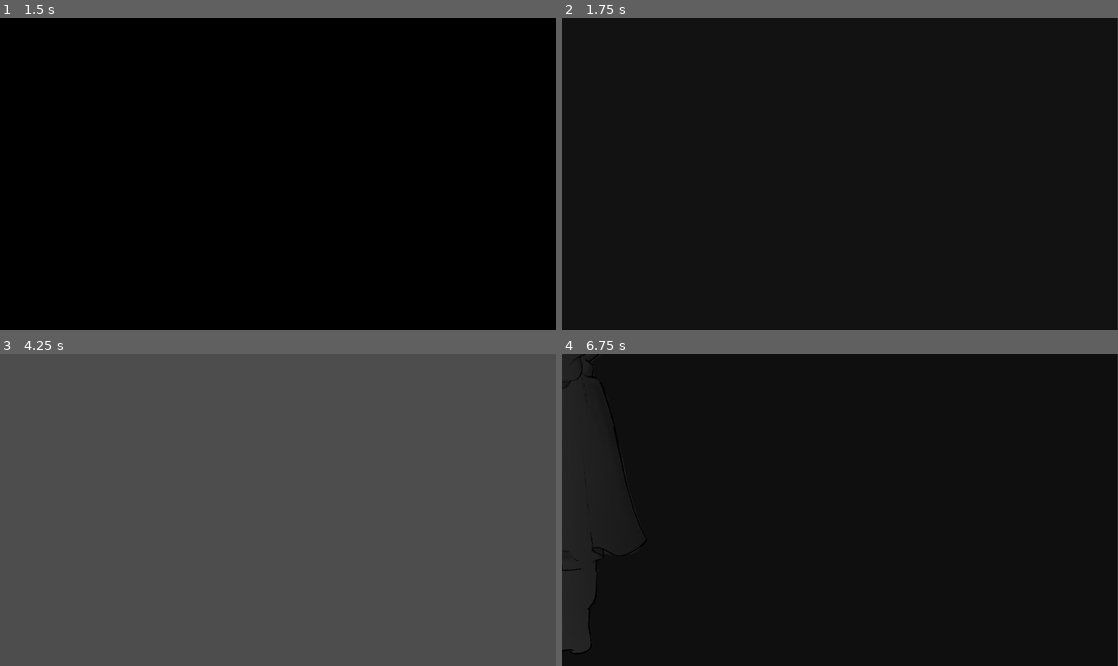
Above: before the commit, frames 1-4 (two rows, left to right).
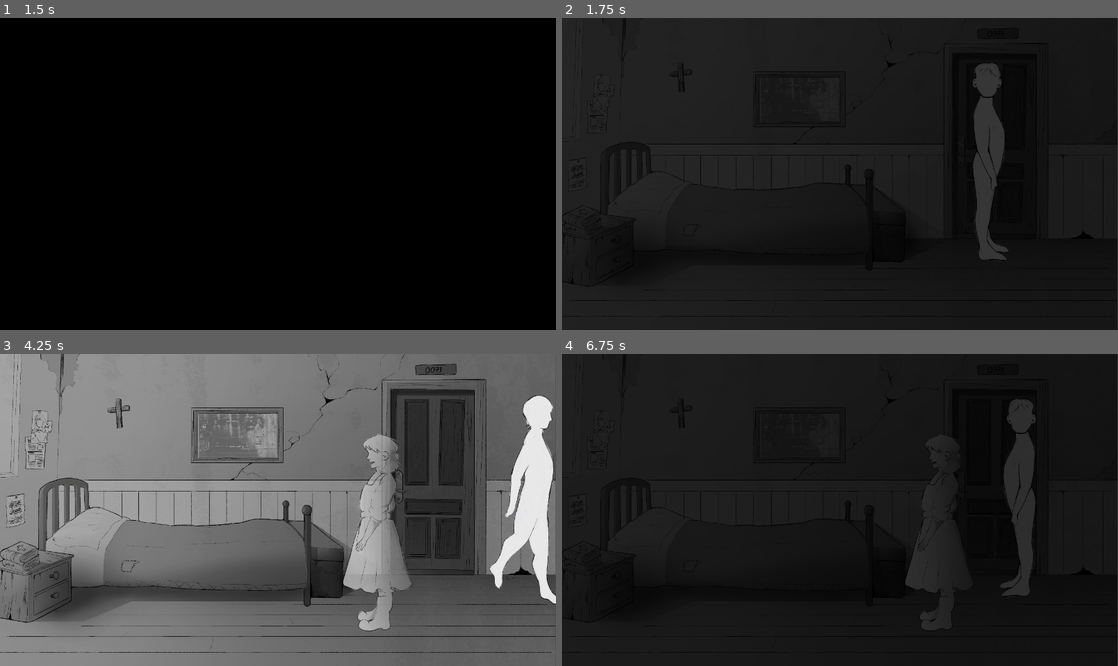
Above: after the commit, the same moments.

Repository: FloresCaetano/GGJ
Game: Godot game, scene res://core/playground/playground.tscn
The game is run twice, just before and just after one commit, with the same random seed, the same clock (stepped at 60 frames per second) and the same inputs. Sound files missing from this copy of the repository are replaced by a short silence.
Inputs (mouse positions are in pixels of both pictures, inside the frame that each line leads up to):
- Up to frame 1 (1.5 s): click "Credits" at 0.5 s; click "Start" at 1.25 s
- Up to frame 2 (1.75 s): no input
- Up to frame 3 (4.25 s): tap Enter (ui_accept) at 2, 2.27, 2.75 s; move the mouse to (400, 494) at 2.02 s; press the mouse at (400, 494) at 2.03 s; hold Right (ui_right) 2.03-2.75 s; release the mouse at (400, 494) at 2.75 s; drag from (166, 525) to (250, 572) at 2.77 s; move the mouse to (333, 441) at 3.52 s; press the mouse at (333, 441) at 3.53 s; hold Right (ui_right) from 3.53 s (still down)
- Up to frame 4 (6.75 s): release Right (ui_right) at 4.25 s; release the mouse at (895, 441) at 4.25 s; drag from (812, 572) to (673, 463) at 4.27 s; click "Start" at 5 s; move the mouse to (1006, 556) at 5.77 s; press the mouse at (1006, 556) at 5.78 s; hold Left (ui_left) 5.78-6.5 s; tap Enter (ui_accept) at 6.02, 6.5 s; release the mouse at (1006, 556) at 6.5 s; drag from (673, 463) to (756, 432) at 6.52 s

Frame 1 is identical in both runs. In frame 2, 2.2% of the frame differs, in the area x 36-81%, y 14-78%; in frame 3, 71%, in the area x 0-100%, y 0-100%; in frame 4, 3.6%.

Commit message:
[main] Fix mask inventory

Diff:
--- a/core/first_scene.tscn
+++ b/core/first_scene.tscn
@@ -159,7 +159,7 @@
 radius = 24.296143
 height = 256.3042
 
-[node name="FirstScene" type="Control" unique_id=621119972]
+[node name="FirstScene" type="Control" unique_id=621119972 groups=["room_parent"]]
 layout_mode = 3
 anchors_preset = 15
 anchor_right = 1.0
@@ -208,7 +208,6 @@
 
 [node name="AudioStreamPlayer" type="AudioStreamPlayer" parent="." unique_id=1828164605]
 stream = ExtResource("10_dev43")
-volume_db = -30.0
 autoplay = true
 parameters/looping = true
 
--- a/core/playground/playground.tscn
+++ b/core/playground/playground.tscn
@@ -11,7 +11,48 @@
 [ext_resource type="PackedScene" uid="uid://da8tua68yn2j8" path="res://core/transitions/fade.tscn" id="8_xmhwn"]
 [ext_resource type="PackedScene" uid="uid://dxy0yplu6agqn" path="res://credits/scenes/credits.tscn" id="9_gvld1"]
 [ext_resource type="Script" uid="uid://bat1fil62dv6j" path="res://core/playground/scripts/orchestrators/gamepay_orchestrator.gd" id="10_3l0tc"]
-[ext_resource type="Texture2D" uid="uid://ct2nwmvs8a1m" path="res://rooms/assets/first_room/niña.png" id="11_phtaf"]
+[ext_resource type="PackedScene" uid="uid://c0cggo3kh26h4" path="res://core/first_scene.tscn" id="12_gvld1"]
+
+[sub_resource type="Animation" id="Animation_gvld1"]
+length = 0.001
+tracks/0/type = "value"
+tracks/0/imported = false
+tracks/0/enabled = true
+tracks/0/path = NodePath("Container:visible")
+tracks/0/interp = 1
+tracks/0/loop_wrap = true
+tracks/0/keys = {
+"times": PackedFloat32Array(0),
+"transitions": PackedFloat32Array(1),
+"update": 1,
+"values": [true]
+}
+
+[sub_resource type="AnimationLibrary" id="AnimationLibrary_bavgs"]
+_data = {
+&"RESET": SubResource("Animation_gvld1")
+}
+
+[sub_resource type="Animation" id="Animation_phtaf"]
+resource_name = "begin"
+length = 0.5
+tracks/0/type = "value"
+tracks/0/imported = false
+tracks/0/enabled = false
+tracks/0/path = NodePath("Container:visible")
+tracks/0/interp = 1
+tracks/0/loop_wrap = true
+tracks/0/keys = {
+"times": PackedFloat32Array(0, 0.5),
+"transitions": PackedFloat32Array(1, 1),
+"update": 1,
+"values": [false, true]
+}
+
+[sub_resource type="AnimationLibrary" id="AnimationLibrary_gvld1"]
+_data = {
+&"begin": SubResource("Animation_phtaf")
+}
 
 [sub_resource type="Animation" id="Animation_3l0tc"]
 length = 0.001
@@ -37,7 +78,7 @@
 "times": PackedFloat32Array(0),
 "transitions": PackedFloat32Array(1),
 "update": 0,
-"values": [20.0]
+"values": [5.0]
 }
 tracks/2/type = "value"
 tracks/2/imported = false
@@ -94,7 +135,7 @@
 "times": PackedFloat32Array(0, 0.5),
 "transitions": PackedFloat32Array(1, 1),
 "update": 0,
-"values": [0.0, 20.0]
+"values": [0.0, 5.0]
 }
 tracks/2/type = "value"
 tracks/2/imported = false
@@ -146,7 +187,7 @@
 "times": PackedFloat32Array(0, 0.5),
 "transitions": PackedFloat32Array(1, 1),
 "update": 0,
-"values": [20.0, 0.0]
+"values": [5.0, 0.0]
 }
 tracks/2/type = "value"
 tracks/2/imported = false
@@ -179,47 +220,6 @@
 &"on_exit": SubResource("Animation_xmhwn")
 }
 
-[sub_resource type="Animation" id="Animation_gvld1"]
-length = 0.001
-tracks/0/type = "value"
-tracks/0/imported = false
-tracks/0/enabled = true
-tracks/0/path = NodePath("Container:visible")
-tracks/0/interp = 1
-tracks/0/loop_wrap = true
-tracks/0/keys = {
-"times": PackedFloat32Array(0),
-"transitions": PackedFloat32Array(1),
-"update": 1,
-"values": [true]
-}
-
-[sub_resource type="AnimationLibrary" id="AnimationLibrary_bavgs"]
-_data = {
-&"RESET": SubResource("Animation_gvld1")
-}
-
-[sub_resource type="Animation" id="Animation_phtaf"]
-resource_name = "begin"
-length = 0.5
-tracks/0/type = "value"
-tracks/0/imported = false
-tracks/0/enabled = false
-tracks/0/path = NodePath("Container:visible")
-tracks/0/interp = 1
-tracks/0/loop_wrap = true
-tracks/0/keys = {
-"times": PackedFloat32Array(0, 0.5),
-"transitions": PackedFloat32Array(1, 1),
-"update": 1,
-"values": [false, true]
-}
-
-[sub_resource type="AnimationLibrary" id="AnimationLibrary_gvld1"]
-_data = {
-&"begin": SubResource("Animation_phtaf")
-}
-
 [node name="Playground" type="Node2D" unique_id=1428515191]
 
 [node name="SceneStateMachine" type="Node" parent="." unique_id=1534501946]
@@ -244,36 +244,36 @@
 [node name="Exit" type="Node" parent="SceneStateMachine" unique_id=180176799]
 script = ExtResource("4_il2b1")
 
+[node name="Credits" type="CanvasLayer" parent="." unique_id=1930784750]
+visible = false
+
+[node name="Credits" parent="Credits" unique_id=1366488602 instance=ExtResource("9_gvld1")]
+
+[node name="Timer" type="Timer" parent="Credits" unique_id=316313973]
+
+[node name="Gamepay" type="Node2D" parent="." unique_id=1420662411]
+visible = false
+script = ExtResource("10_3l0tc")
+
+[node name="Container" type="CanvasLayer" parent="Gamepay" unique_id=860254503]
+
+[node name="FirstScene" parent="Gamepay/Container" unique_id=621119972 instance=ExtResource("12_gvld1")]
+
+[node name="AnimationPlayer" type="AnimationPlayer" parent="Gamepay" unique_id=81542710]
+libraries/ = SubResource("AnimationLibrary_bavgs")
+libraries/gameplay_manager = SubResource("AnimationLibrary_gvld1")
+
 [node name="MainMenu" type="CanvasLayer" parent="." unique_id=143577678]
 script = ExtResource("6_7stwk")
 
 [node name="MainScreen" parent="MainMenu" unique_id=296631412 instance=ExtResource("6_c2qv1")]
 
 [node name="MainScreenAudio" parent="MainMenu" unique_id=57198389 instance=ExtResource("7_7stwk")]
+volume_db = 5.0
 
 [node name="AnimationPlayer" type="AnimationPlayer" parent="MainMenu" unique_id=1419521184]
 libraries/ = SubResource("AnimationLibrary_3l0tc")
 libraries/main_menu = SubResource("AnimationLibrary_phtaf")
 autoplay = &"RESET"
 
-[node name="Credits" type="CanvasLayer" parent="." unique_id=1930784750]
-visible = false
-
-[node name="Credits" parent="Credits" unique_id=1366488602 instance=ExtResource("9_gvld1")]
-
-[node name="Timer" type="Timer" parent="Credits" unique_id=316313973]
-
 [node name="Fade" parent="." unique_id=702075131 instance=ExtResource("8_xmhwn")]
-
-[node name="Gamepay" type="Node2D" parent="." unique_id=1420662411]
-visible = false
-script = ExtResource("10_3l0tc")
-
-[node name="Container" type="Node2D" parent="Gamepay" unique_id=253654120]
-
-[node name="Sprite2D" type="Sprite2D" parent="Gamepay/Container" unique_id=1398462744]
-texture = ExtResource("11_phtaf")
-
-[node name="AnimationPlayer" type="AnimationPlayer" parent="Gamepay" unique_id=81542710]
-libraries/ = SubResource("AnimationLibrary_bavgs")
-libraries/gameplay_manager = SubResource("AnimationLibrary_gvld1")
--- /dev/null
+++ b/default_bus_layout.tres
@@ -0,0 +1,9 @@
+[gd_resource type="AudioBusLayout" format=3 uid="uid://d05mj545274rl"]
+
+[sub_resource type="AudioEffectAmplify" id="AudioEffectAmplify_j3pel"]
+resource_name = "Amplify"
+volume_db = 10.0
+
+[resource]
+bus/0/effect/0/effect = SubResource("AudioEffectAmplify_j3pel")
+bus/0/effect/0/enabled = true
--- a/mask_system/scripts/mask_inventory.gd
+++ b/mask_system/scripts/mask_inventory.gd
@@ -1,6 +1,7 @@
 class_name MaskInventory
 extends Control
 
+@onready var scene_parent : Control = get_tree().get_first_node_in_group("room_parent")
 @export var mask_container: GridContainer
 var masks : Array[Mask] = []
 
@@ -13,7 +14,9 @@
 	close()
 	var placeholder : Mask = mask.duplicate()
 	placeholder.set_script(null)
-	get_tree().current_scene.add_child(placeholder)
+
+	scene_parent.add_child(placeholder)
+
 	placeholder.pivot_offset = Vector2.ZERO
 	var tween = get_tree().create_tween().set_trans(Tween.TRANS_SINE).set_ease(Tween.EASE_OUT)
 	tween.tween_property(placeholder, "global_position", PATHS.mask_slot.global_position, 1.0)
@@ -52,7 +55,7 @@
 		var target_pos = mask.global_position
 		var placeholder = mask.duplicate()
 
-		get_tree().current_scene.add_child(placeholder)
+		scene_parent.add_child(placeholder)
 
 		placeholder.global_position = start_position
 		placeholder.modulate.a = 1
--- a/player/scenes/player.tscn
+++ b/player/scenes/player.tscn
@@ -109,3 +109,4 @@
 [node name="AudioStreamPlayer2D" type="AudioStreamPlayer2D" parent="." unique_id=668092387]
 position = Vector2(1, 264)
 stream = ExtResource("9_kaefl")
+volume_db = 20.0
--- a/rooms/scenes/first_room.tscn
+++ b/rooms/scenes/first_room.tscn
@@ -339,3 +339,4 @@
 [node name="AudioStreamPlayer2D" type="AudioStreamPlayer2D" parent="." unique_id=922197845]
 position = Vector2(1066, 309)
 stream = ExtResource("7_bebti")
+volume_db = 20.0
Not shown: 1 places in core/first_scene.tscn that only renumber resources
